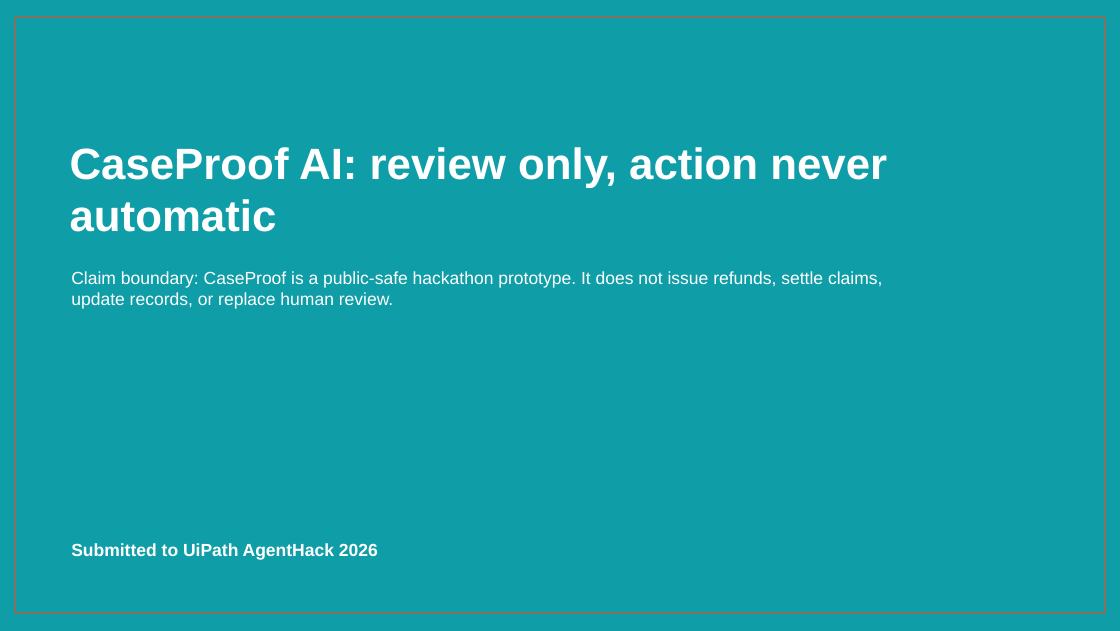
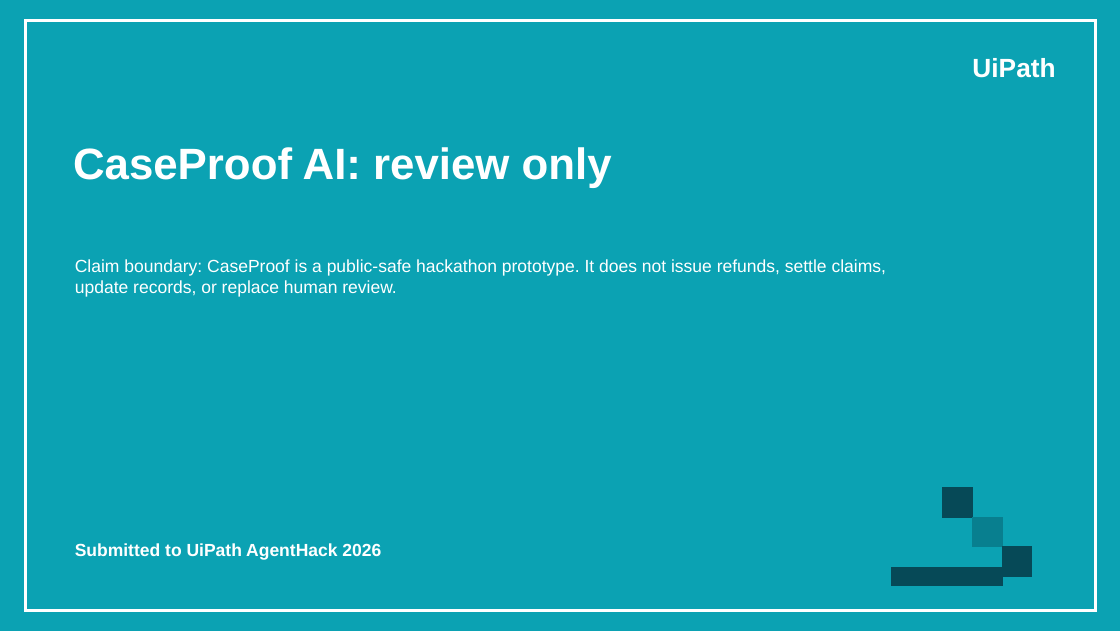
Before and after one commit to Isometric-Architect/caseproof-ai-agenthack, a slide deck: slide 5 of docs/CaseProof_AI_AgentHack_Required_Template_Deck.pptx. Drawn at 1120x631 pixels with LibreOffice and Linux fonts; fonts in the diff are those of the drawing; background and template pictures are left out. Boxes give left, top, right and bottom in pixels: in the first picture for what was removed or moved away, otherwise in the second. Text is boxed around its words. In the diff, an @@ line names an element or a change of style, - is before the commit and + after.

Commit message:
Polish required UiPath deck layout

```diff
--- a/docs/CaseProof_AI_AgentHack_Required_Template_Deck.pptx
+++ b/docs/CaseProof_AI_AgentHack_Required_Template_Deck.pptx
@@ background #0F9EA8 to #FFFFFF @@
@@ rectangle added at (0, 0, 1120, 631), fill #0BA2B3, outline #0BA2B3 0 pt @@
@@ rectangle removed at (15, 18, 1105, 613) @@
@@ rectangle added at (24, 19, 1096, 21), fill #FFFFFF, outline #FFFFFF 0 pt @@
@@ rectangle added at (24, 19, 26, 611), fill #FFFFFF, outline #FFFFFF 0 pt @@
@@ rectangle added at (1095, 19, 1096, 611), fill #FFFFFF, outline #FFFFFF 0 pt @@
@@ text added at (972, 58, 1055, 78), 22.5 pt, text #FFFFFF, bold @@
+UiPath
@@ text at (73, 147, 612, 188): text changed @@
-CaseProof AI: review only, action never automatic
+CaseProof AI: review only
@@ text "Claim boundary: CaseProof is a ...": place and size @@
-text "Claim boundary: CaseProof is a ..." at (71, 271, 882, 309)
+text "Claim boundary: CaseProof is a ..." at (75, 259, 886, 297)
@@ rectangle added at (943, 487, 972, 516), fill #064957, outline #064957 0 pt @@
@@ text "Submitted to UiPath AgentHack 2026": place and size @@
-text "Submitted to UiPath AgentHack 2026" at (71, 543, 378, 560)
+text "Submitted to UiPath AgentHack 2026" at (75, 543, 381, 560)
@@ rectangle added at (972, 517, 1001, 547), fill #087F8F, outline #087F8F 0 pt @@
@@ rectangle added at (891, 568, 1001, 585), fill #064957, outline #064957 0 pt @@
@@ rectangle added at (1002, 547, 1032, 576), fill #064957, outline #064957 0 pt @@
@@ rectangle added at (24, 610, 1096, 611), fill #FFFFFF, outline #FFFFFF 0 pt @@
```
Also in this commit, not shown: 4 other slides changed.
